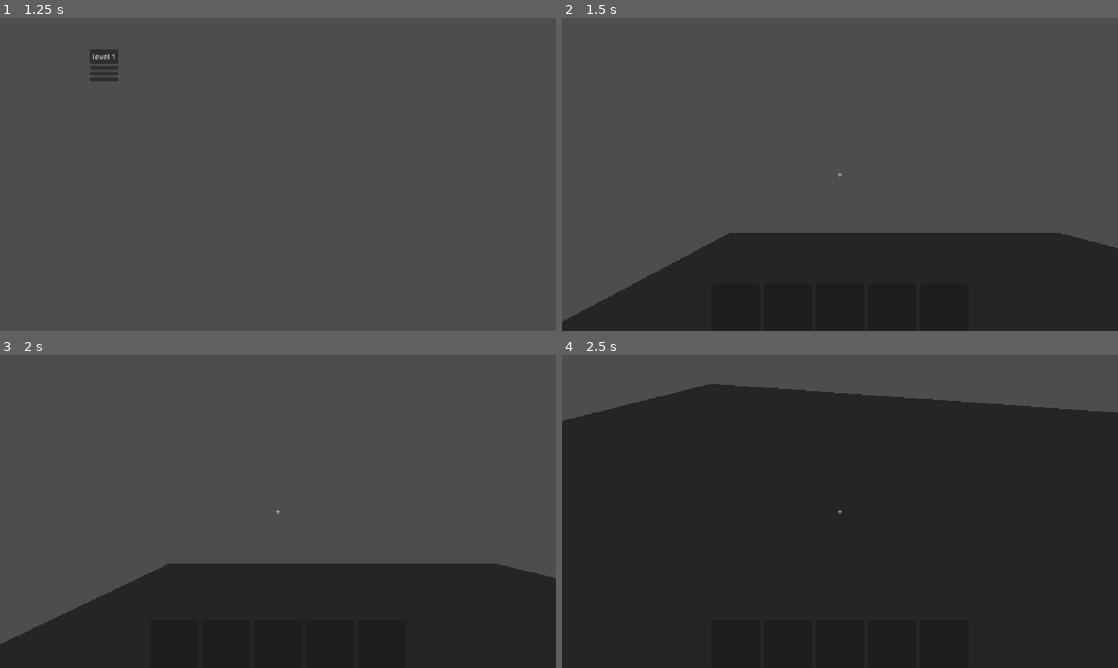
Above: before the commit, frames 1-4 (two rows, left to right).
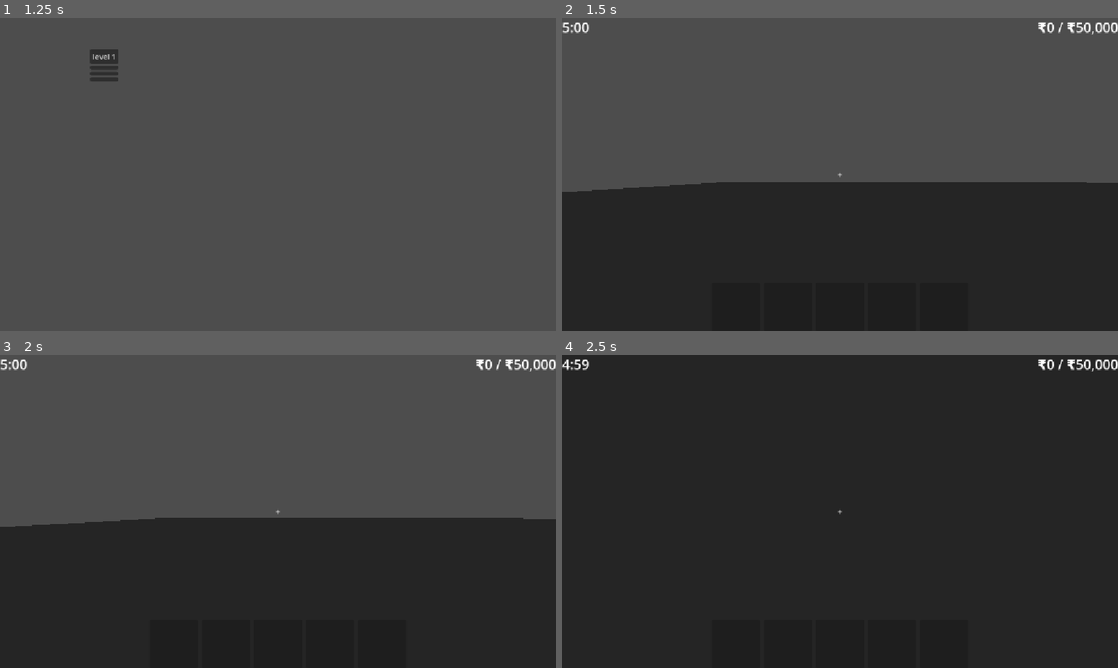
Above: after the commit, the same moments.

Repository: RohanSeshasaiVasa/Treasure_Hunt
Game: Godot game, scene res://scenes/main_menu.tscn
The game is run twice, just before and just after one commit, with the same random seed, the same clock (stepped at 60 frames per second) and the same inputs.
Inputs (mouse positions are in pixels of both pictures, inside the frame that each line leads up to):
- Up to frame 1 (1.25 s): click "Play" at 0.5 s
- Up to frame 2 (1.5 s): click "level 1" at 1.25 s
- Up to frame 3 (2 s): no input
- Up to frame 4 (2.5 s): tap Enter at 2 s; move the mouse to (867, 511) at 2.02 s; press the mouse at (867, 511) at 2.03 s; hold W (move_forward) from 2.03 s (still down); tap E (interact, bound only after the commit) at 2.3 s

Frame 1 is identical in both runs. In frame 2, 21% of the frame differs, in the area x 0-100%, y 1-98%; in frame 3, 19%; in frame 4, 14%.

Commit message:
Completed the game mechanics.

Diff:
--- a/project.godot
+++ b/project.godot
@@ -51,6 +51,11 @@
 "events": [Object(InputEventMouseButton,"resource_local_to_scene":false,"resource_name":"","device":-1,"window_id":0,"a …(258 unchanged characters)…
 ]
 }
+interact={
+"deadzone": 0.2,
+"events": [Object(InputEventKey,"resource_local_to_scene":false,"resource_name":"","device":-1,"window_id":0,"alt_pressed":false,"shift_pressed":false,"ctrl_pressed":false,"meta_pressed":false,"pressed":false,"keycode":0,"physical_keycode":69,"key_label":0,"unicode":101,"location":0,"echo":false,"script":null)
+]
+}
 
 [physics]
 
--- /dev/null
+++ b/scenes/Shopkeeper.tscn
@@ -0,0 +1,42 @@
+[gd_scene format=3 uid="uid://dfs71kcr01326"]
+
+[ext_resource type="Script" uid="uid://cofkau3j0sebh" path="res://scripts/shopkeeper.gd" id="1_xikej"]
+
+[sub_resource type="CapsuleShape3D" id="CapsuleShape3D_bde3n"]
+radius = 0.4
+height = 1.8
+
+[sub_resource type="StandardMaterial3D" id="StandardMaterial3D_bx2ta"]
+albedo_color = Color(1, 0.49411765, 0.08627451, 1)
+
+[sub_resource type="CapsuleMesh" id="CapsuleMesh_bde3n"]
+material = SubResource("StandardMaterial3D_bx2ta")
+radius = 0.4
+height = 1.8
+
+[sub_resource type="CapsuleShape3D" id="CapsuleShape3D_giyli"]
+radius = 2.4208984
+height = 4.841797
+
+[node name="Shopkeeper" type="StaticBody3D" unique_id=1671598775]
+script = ExtResource("1_xikej")
+
+[node name="CollisionShape3D" type="CollisionShape3D" parent="." unique_id=197848618]
+transform = Transform3D(1, 0, 0, 0, 1, 0, 0, 0, 1, 0, 0.9, 0)
+shape = SubResource("CapsuleShape3D_bde3n")
+
+[node name="MeshInstance3D" type="MeshInstance3D" parent="." unique_id=656348221]
+transform = Transform3D(1, 0, 0, 0, 1, 0, 0, 0, 1, 0, 0.8, 0)
+mesh = SubResource("CapsuleMesh_bde3n")
+
+[node name="Prompt" type="Label3D" parent="." unique_id=1086033076]
+transform = Transform3D(1, 0, 0, 0, 1, 0, 0, 0, 1, 0, 2.3, 0)
+billboard = 1
+text = "Press E to sell antiques"
+font_size = 48
+
+[node name="TalkZone" type="Area3D" parent="." unique_id=2037488190]
+
+[node name="CollisionShape3D" type="CollisionShape3D" parent="TalkZone" unique_id=720302587]
+transform = Transform3D(1, 0, 0, 0, 1, 0, 0, 0, 1, 0, 1, 0)
+shape = SubResource("CapsuleShape3D_giyli")
--- a/scenes/levels/level_1.tscn
+++ b/scenes/levels/level_1.tscn
@@ -9,6 +9,7 @@
 [ext_resource type="Resource" uid="uid://dtpuckii8uwye" path="res://data/antiques/gold_coin.tres" id="6_dnkej"]
 [ext_resource type="Resource" uid="uid://6ucmakixbk81" path="res://data/antiques/silver_rupee.tres" id="7_mm8aj"]
 [ext_resource type="Resource" uid="uid://dqoo23vrj8r3p" path="res://data/antiques/terracotta_shard.tres" id="8_wtwp4"]
+[ext_resource type="PackedScene" uid="uid://dfs71kcr01326" path="res://scenes/Shopkeeper.tscn" id="10_qxy0u"]
 
 [sub_resource type="Environment" id="Environment_bde3n"]
 
@@ -30,23 +31,73 @@
 
 [node name="CanvasLayer" type="CanvasLayer" parent="." unique_id=1892894527]
 
-[node name="Label" type="Label" parent="CanvasLayer" unique_id=2097266833]
+[node name="TimerLabel" type="Label" parent="CanvasLayer" unique_id=2097266833]
+unique_name_in_owner = true
 offset_right = 40.0
 offset_bottom = 23.0
+theme_override_font_sizes/font_size = 28
 
 [node name="MessageLabel" type="Label" parent="CanvasLayer" unique_id=1047632776]
-anchors_preset = 7
+anchors_preset = 5
 anchor_left = 0.5
-anchor_top = 1.0
 anchor_right = 0.5
-anchor_bottom = 1.0
 offset_left = -20.0
-offset_top = -39.0
 offset_right = 20.0
+offset_bottom = 39.0
 grow_horizontal = 2
-grow_vertical = 0
 theme_override_font_sizes/font_size = 28
 horizontal_alignment = 1
+
+[node name="TotalLabel" type="Label" parent="CanvasLayer" unique_id=768370459]
+custom_minimum_size = Vector2(300, 0)
+anchors_preset = 1
+anchor_left = 1.0
+anchor_right = 1.0
+offset_left = -300.0
+offset_bottom = 39.0
+grow_horizontal = 0
+theme_override_font_sizes/font_size = 28
+horizontal_alignment = 2
+
+[node name="ResultPanel" type="PanelContainer" parent="CanvasLayer" unique_id=1913271931]
+unique_name_in_owner = true
+process_mode = 3
+custom_minimum_size = Vector2(400, 0)
+anchors_preset = 8
+anchor_left = 0.5
+anchor_top = 0.5
+anchor_right = 0.5
+anchor_bottom = 0.5
+offset_left = -20.0
+offset_top = -20.0
+offset_right = 20.0
+offset_bottom = 20.0
+grow_horizontal = 2
+grow_vertical = 2
+
+[node name="VBoxContainer" type="VBoxContainer" parent="CanvasLayer/ResultPanel" unique_id=517396948]
+layout_mode = 2
+
+[node name="ResultTitle" type="Label" parent="CanvasLayer/ResultPanel/VBoxContainer" unique_id=1192336212]
+unique_name_in_owner = true
+layout_mode = 2
+theme_override_font_sizes/font_size = 36
+horizontal_alignment = 1
+
+[node name="ResultDetailes" type="Label" parent="CanvasLayer/ResultPanel/VBoxContainer" unique_id=277886689]
+unique_name_in_owner = true
+layout_mode = 2
+horizontal_alignment = 1
+
+[node name="RetryButton" type="Button" parent="CanvasLayer/ResultPanel/VBoxContainer" unique_id=41892451]
+unique_name_in_owner = true
+layout_mode = 2
+text = "Retry"
+
+[node name="LevelSelectButton" type="Button" parent="CanvasLayer/ResultPanel/VBoxContainer" unique_id=721681251]
+unique_name_in_owner = true
+layout_mode = 2
+text = "Level Select"
 
 [node name="Ground" type="StaticBody3D" parent="." unique_id=2029659572 groups=["diggable"]]
 
@@ -55,14 +106,20 @@
 mesh = SubResource("PlaneMesh_bde3n")
 
 [node name="CollisionShape3D" type="CollisionShape3D" parent="Ground" unique_id=683506559]
-transform = Transform3D(1, 0, 0, 0, 1, 0, 0, 0, 1, 19.917831, 11.908493, -3.0661774)
+transform = Transform3D(1, 0, 0, 0, 1, 0, 0, 0, 1, 19.917831, 10.889198, -3.0661774)
 shape = SubResource("BoxShape3D_bde3n")
 
 [node name="Player" parent="." unique_id=2007975670 instance=ExtResource("1_ksju7")]
-transform = Transform3D(1, 0, 0, 0, 1, 0, 0, 0, 1, 0, 30.488747, 11.293734)
+transform = Transform3D(1, 0, 0, 0, 1, 0, 0, 0, 1, 0, 11.841522, 11.293734)
 
 [node name="BuriedAntiques" type="Node3D" parent="." unique_id=1127632319]
 
 [node name="MessageTimer" type="Timer" parent="." unique_id=697912213]
 wait_time = 1.5
 one_shot = true
+
+[node name="Shopkeeper" parent="." unique_id=1671598775 instance=ExtResource("10_qxy0u")]
+transform = Transform3D(1, 0, 0, 0, 1, 0, 0, 0, 1, 79.06024, 11.3999405, 0)
+
+[node name="LevelTimer" type="Timer" parent="." unique_id=1363384872]
+unique_name_in_owner = true
--- a/scripts/antique_data.gd
+++ b/scripts/antique_data.gd
@@ -7,5 +7,5 @@
 @export var max_value: int = 2000
 @export_range(1, 100) var rarity_weight: int = 10
 
-func roll_value() -> void:
+func roll_value() -> int:
 	return snappedi(randi_range(min_value, max_value), 100)
--- a/scripts/inventory.gd
+++ b/scripts/inventory.gd
@@ -19,7 +19,7 @@
 func add_item(item: AntiqueData) -> bool:
 	for slot in slots:
 		if slot["antique"] == item and slot["count"] < MAX_STACK:
-			slot["change"] += 1
+			slot["count"] += 1
 			changed.emit()
 			return true
 
@@ -29,3 +29,9 @@
 	slots.append({"antique": item, "count": 1})
 	changed.emit()
 	return true
+
+func take_all() -> Array[Dictionary]:
+	var taken: Array[Dictionary] = slots
+	slots = []
+	changed.emit()
+	return taken
--- a/scripts/level_1.gd
+++ b/scripts/level_1.gd
@@ -1,6 +1,11 @@
 extends Node3D
 
 const HOLE_SCENE := preload("res://scenes/hole.tscn")
+
+@export_group("level Rules")
+@export var level_number: int = 1
+@export var target_value: int = 50000
+@export var time_limit: float = 300.0
 
 @export var antique_pool: Array[AntiqueData] = []
 @export var antique_count: int = 30
@@ -8,17 +13,41 @@
 @export var dig_radius: float = 1.0
 @export var show_buried: bool = false
 
+var total_earned: int = 0
+
 @onready var player: Player = $Player
+@onready var shopkeeper: Shopkeeper = $Shopkeeper
 @onready var buried_antiques: Node3D = $BuriedAntiques
 @onready var message_label: Label = $CanvasLayer/MessageLabel
 @onready var message_timer: Timer = $MessageTimer
+@onready var total_label: Label = $CanvasLayer/TotalLabel
+@onready var level_timer: Timer = %LevelTimer
+@onready var timer_label: Label = %TimerLabel
+@onready var result_panel: PanelContainer = %ResultPanel
+@onready var result_title: Label = %ResultTitle
+@onready var result_details: Label = %ResultDetailes
 
 func _ready() -> void:
 	player.dug.connect(_on_player_dug)
 	player.bag_full.connect(_on_player_bag_full)
+	shopkeeper.appraised.connect(_on_shopkeeper_appraised)
 	message_timer.timeout.connect(message_label.hide)
+	level_timer.timeout.connect(_on_time_up)
+	%RetryButton.pressed.connect(_on_retry_pressed)
+	%LevelSelectButton.pressed.connect(_on_level_select_pressed)
+
 	message_label.hide()
+	result_panel.hide()
+	update_total_label()
 	bury_antiques()
+	level_timer.start(time_limit)
+
+func _process(_delta: float) -> void:
+	var seconds_left := ceili(level_timer.time_left)
+	var minutes := floori(seconds_left /60.0)
+	var seconds := seconds_left%60
+	timer_label.text = "%d:%02d" % [minutes, seconds]
+	timer_label.modulate = Color.RED if seconds_left <= 60 else Color.WHITE
 
 func _unhandled_input(event: InputEvent) -> void:
 	if event.is_action_pressed("ui_cancel"):
@@ -45,6 +74,12 @@
 			stick.size = Vector3(0.2, 1.0, 0.2)
 			debug_mesh.mesh = stick
 			spot.add_child(debug_mesh)
+			var name_tag := Label3D.new()
+			name_tag.text = spot.get_meta("antique").display_name
+			name_tag.font_size = 48
+			name_tag.position = Vector3.UP * 0.8
+			name_tag.billboard = BaseMaterial3D.BILLBOARD_ENABLED
+			spot.add_child(name_tag)
 
 func pick_random_antique() -> AntiqueData:
 	var total_weight := 0
@@ -80,10 +115,68 @@
 			return spot
 	return null
 
-func show_message(text: String) -> void:
+func _on_player_bag_full() -> void:
+	show_message("Your bag is full broo!! Go sell it in the shop !!")
+
+func _on_shopkeeper_appraised(results: Array) -> void:
+	if results.is_empty():
+		show_message("Bro you have nothing with you> Go dig something up brehh !!")
+		return
+	var lines: Array[String] = []
+	var earned := 0
+	for result in results:
+		var prices: Array[String] = []
+		for value in result["values"]:
+			prices.append(format_rupees(value))
+			earned += value
+		lines.append("%s: %s!" % [result["name"], ", ". join(prices)])
+
+	total_earned += earned
+	update_total_label()
+	lines.append("You earned %s!" % format_rupees(earned))
+	show_message("\n".join(lines), 5.0)
+	if total_earned >= target_value:
+		end_level(true)
+
+func _on_time_up() -> void:
+	end_level(true)
+
+func end_level(won: bool) -> void:
+	get_tree().paused = true
+	Input.mouse_mode = Input.MOUSE_MODE_VISIBLE
+	if won:
+		result_title.text = "Level %d Complete !! hurray !!" % level_number
+		result_details.text = "You earned %s with %s left on the clock. Damn bro!" % [format_rupees(total_earned), timer_label.text]
+	else:
+		result_title.text = "Time's Up !"
+		result_details.text = "You earned %s of %s. L brehh." % [format_rupees(total_earned), format_rupees(target_value)]
+	result_panel.show()
+
+func _on_retry_pressed() -> void:
+	get_tree().paused = false
+	get_tree().reload_current_scene()
+
+func _on_level_select_pressed() -> void:
+	get_tree().paused = false
+	get_tree().change_scene_to_file("res://scenes/level_select.tscn")
+
+func update_total_label() -> void:
+	total_label.text = "%s / %s" % [format_rupees(total_earned), format_rupees(target_value)]
+
+func format_rupees(amount: int) -> String:
+	var digits := str(amount)
+	if digits.length() <= 3:
+		return "₹" + digits
+	var result := digits.right(3)
+	var rest := digits.left(digits.length() - 3)
+	while rest.length()>2:
+		result = rest.right(2) + ", " + result
+		rest = rest.left(rest.length() - 2)
+	return "₹" + rest + "," + result
+
+
+
+func show_message(text: String, duration: float = 1.5) -> void:
 	message_label.text = text
 	message_label.show()
-	message_timer.start()
-
-func _on_player_bag_full() -> void:
-	show_message("Your bag is full broo!! Go sell it in the shop !!")
+	message_timer.start(duration)
--- /dev/null
+++ b/scripts/shopkeeper.gd
@@ -0,0 +1,38 @@
+class_name Shopkeeper
+extends StaticBody3D
+
+signal appraised(results: Array)
+
+var nearby_player: Player = null
+
+@onready var talk_zone: Area3D = $TalkZone
+@onready var prompt: Label3D = $Prompt
+
+func _ready() -> void:
+	prompt.hide()
+	talk_zone.body_entered.connect(_on_body_entered)
+	talk_zone.body_exited.connect(_on_body_exited)
+
+func _on_body_entered(body: Node3D) -> void:
+	if body is Player:
+		nearby_player = body as Player
+		prompt.show()
+
+func _on_body_exited(body: Node3D) -> void:
+	if body == nearby_player:
+		nearby_player = null
+		prompt.hide()
+
+func _unhandled_input(event: InputEvent) -> void:
+	if event.is_action_pressed("interact") and nearby_player != null:
+		appraise(nearby_player.inventory)
+
+func appraise(inventory: Inventory) -> void:
+	var results: Array = []
+	for slot in inventory.take_all():
+		var antique: AntiqueData = slot["antique"]
+		var values: Array[int] = []
+		for i in slot["count"]:
+			values.append(antique.roll_value())
+		results.append({"name": antique.display_name, "values": values})
+	appraised.emit(results)
Not shown, added: scripts/shopkeeper.gd.uid
